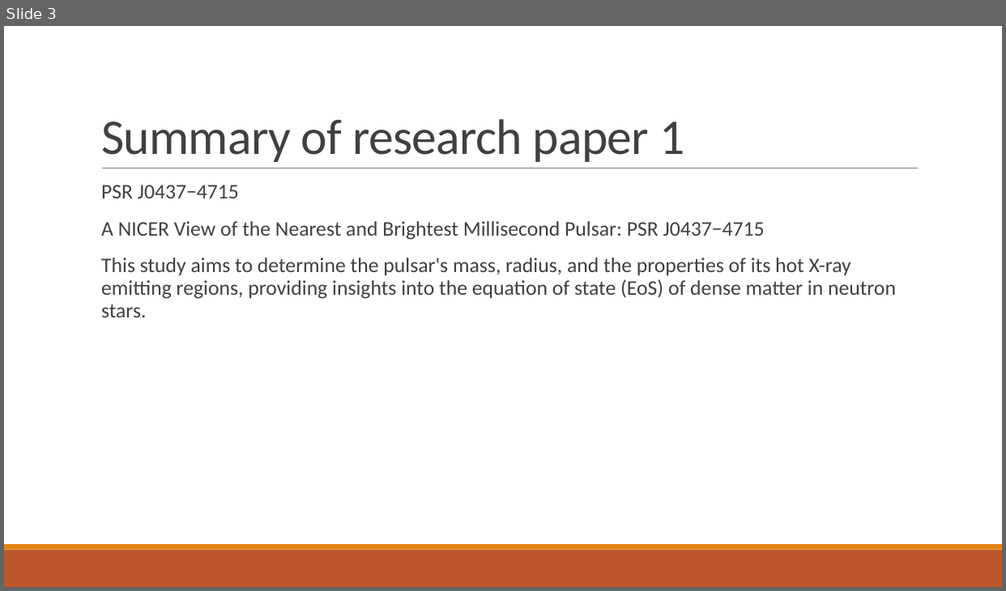
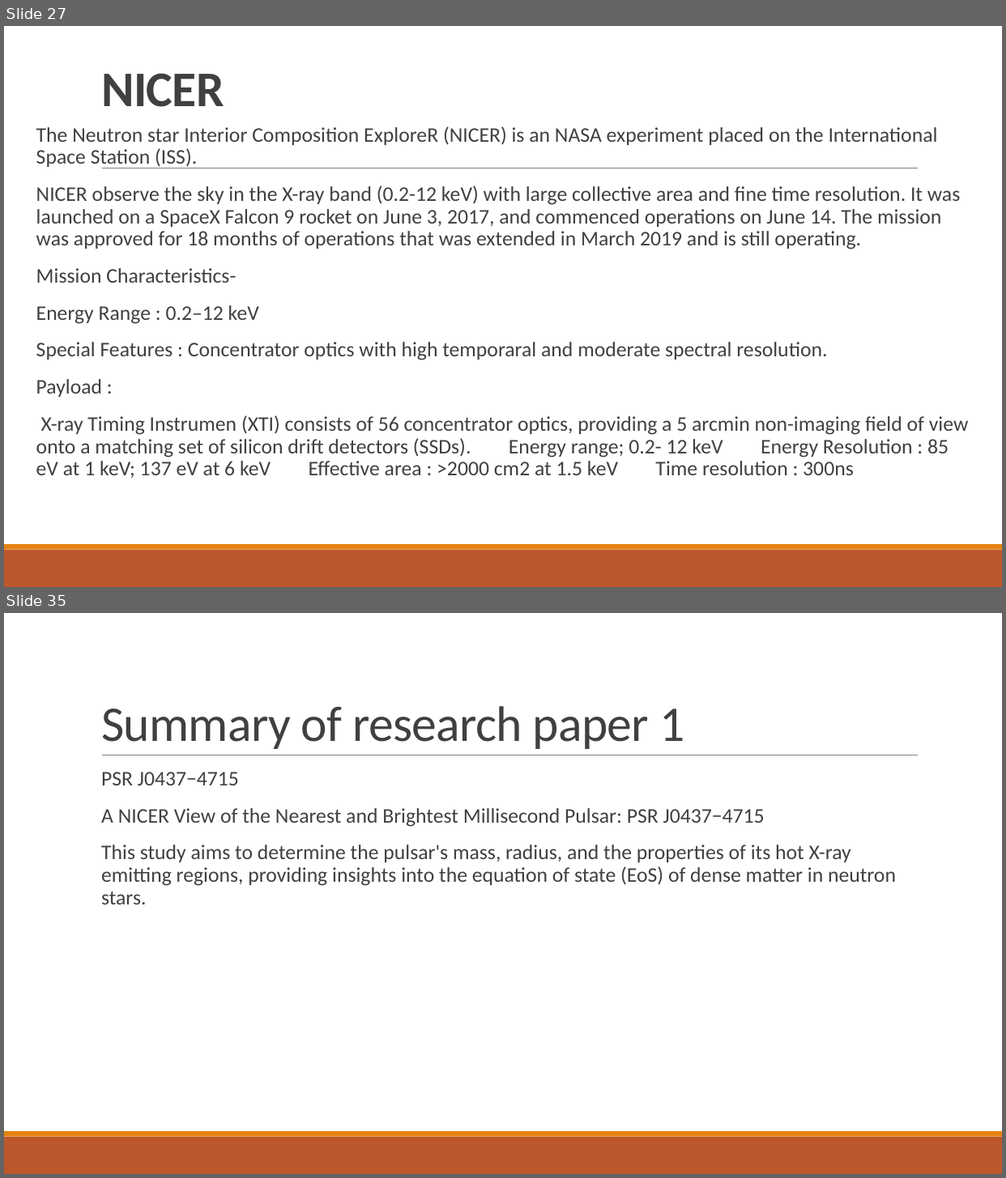
Before and after one commit to Avanee03/PPM-of-Neutron-star-Unveiling-hot-spot-geometry, a slide deck: Initial presentation.pptx. Shown one above the other, each under a label of ours: slide 3 before the commit, slides 27 and 35 after it; the slides between them are not shown. The pictures are 1006x591 and 1006x1178 pixels, drawn with LibreOffice and Linux fonts; fonts in the diff are those of the drawing. Boxes give left, top, right and bottom in pixels: in the first picture for what was removed or moved away, otherwise in the second. Text is boxed around its words. In the diff, an @@ line names an element or a change of style, - is before the commit and + after.

```diff
--- a/Initial presentation.pptx
+++ b/Initial presentation.pptx
@@ slide 27 added at [4, 26, 1002, 587], background #FFFFFF; not listed: 3 template elements that a slide beside it also shows @@
@@ title added at [101, 73, 224, 107], 48 pt, text #404040, bold @@
+NICER
@@ text added at [36, 126, 969, 478], 20 pt, text #404040 @@
+  The Neutron star Interior Composition ExploreR (NICER) is an NASA experiment placed on the International Space Station (ISS).
+  NICER observe the sky in the X-ray band (0.2-12 keV) with large collective area and fine time resolution. It was launched on a SpaceX Falcon 9 rocket on June 3, 2017, and commenced operations on June 14. The mission was approved for 18 months of operations that was extended in March 2019 and is still operating.
+  Mission Characteristics-
+  Energy Range : 0.2–12 keV
+  Special Features : Concentrator optics with high temporaral and moderate spectral resolution.
+  Payload :
+  X-ray Timing Instrumen (XTI) consists of 56 concentrator optics, providing a 5 arcmin non-imaging field of view onto a matching set of silicon drift detectors (SSDs). Energy range; 0.2- 12 keV Energy Resolution : 85 eV at 1 keV; 137 eV at 6 keV Effective area : >2000 cm2 at 1.5 keV Time resolution : 300ns
@@ what was slide 3 is now slide 35 @@
```
Also in this commit, not shown: 31 other slides added.
